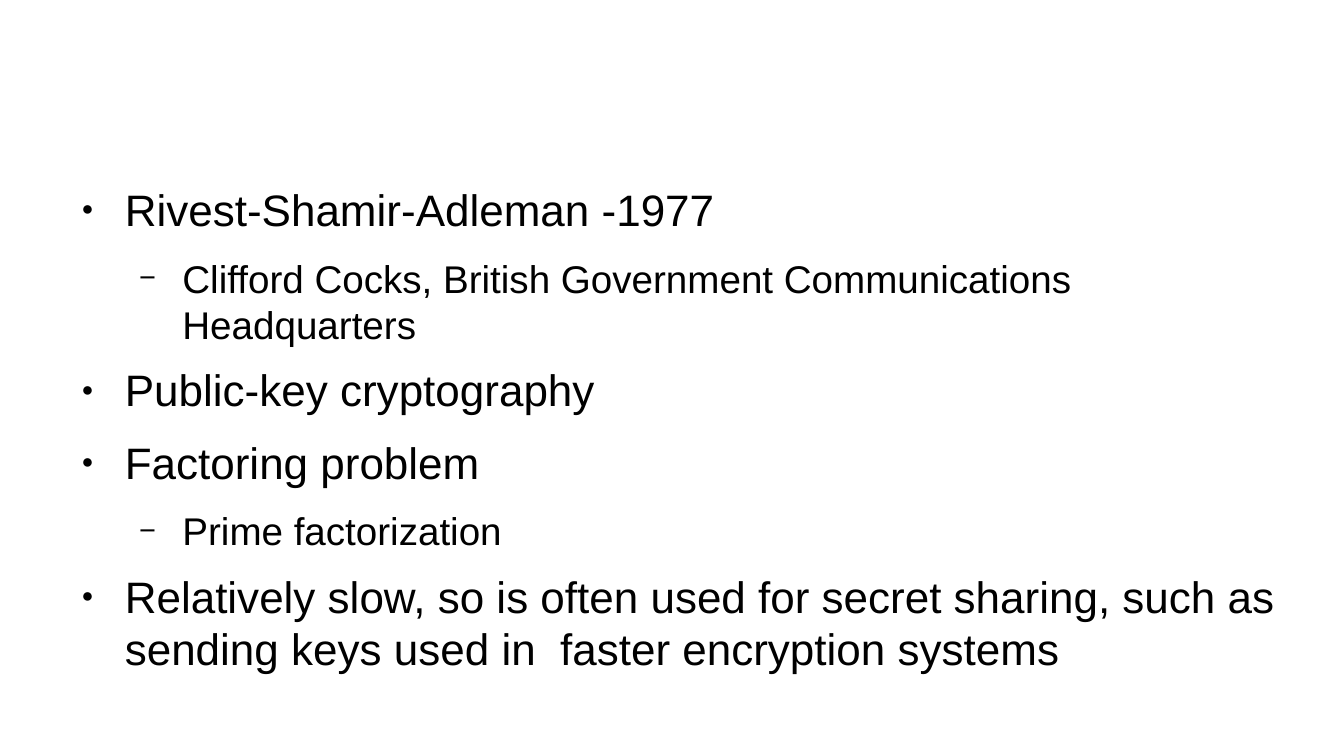
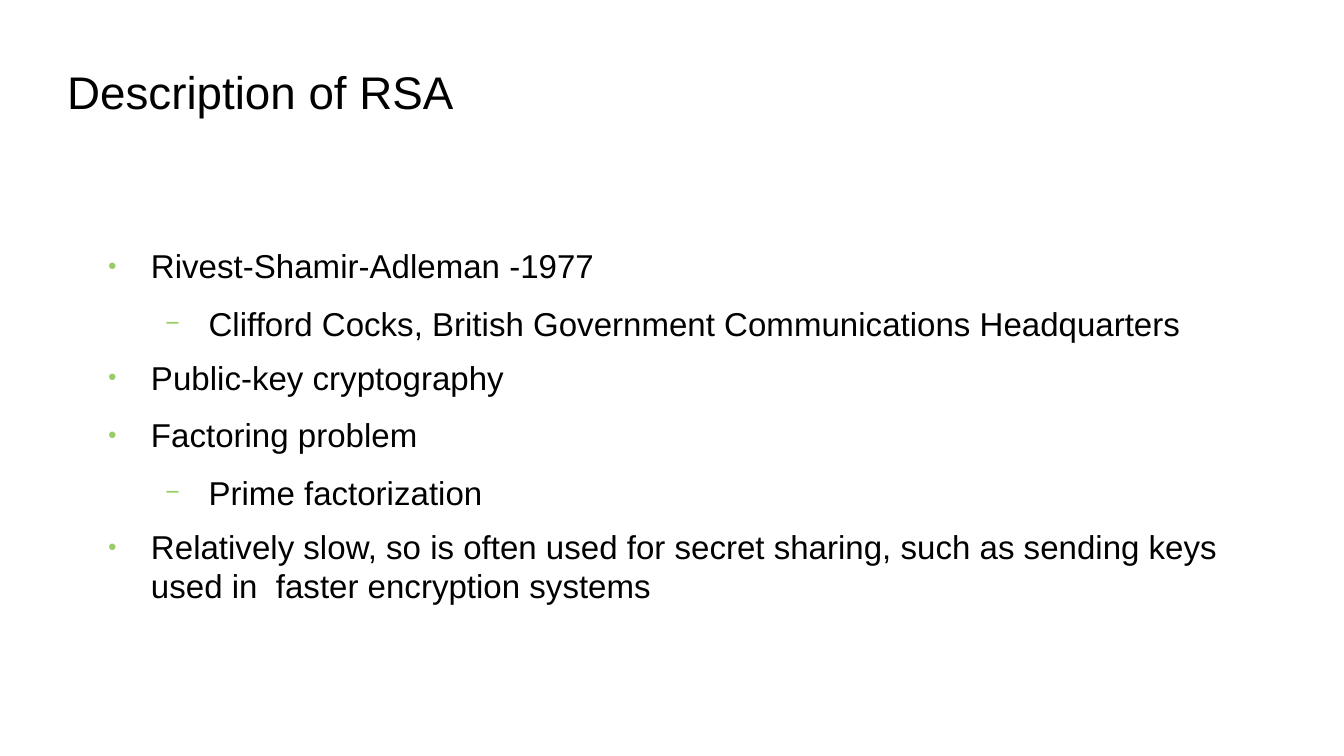
Before and after one commit to Geoiv/woodRSA, a slide deck: slide 2 of doc/writeup/Presentation.odp. Drawn at 1344x756 pixels with LibreOffice and Linux fonts; fonts in the diff are those of the drawing; background and template pictures are left out. Boxes give left, top, right and bottom in pixels: in the first picture for what was removed or moved away, otherwise in the second. Text is boxed around its words. In the diff, an @@ line names an element or a change of style, - is before the commit and + after.

```diff
--- a/doc/writeup/Presentation.odp
+++ b/doc/writeup/Presentation.odp
@@ title "Description of RSA" at (67,76,453,118): size 35.7 to 27 pt, text colour #FFFFFF to #000000 @@
@@ text "Rivest-Shamir-Adleman -1977": place and size @@
-text "Rivest-Shamir-Adleman -1977" at (125,194,1274,674)
+text "Rivest-Shamir-Adleman -1977" at (151,254,1217,605)
@@ text "Rivest-Shamir-Adleman -1977" at (151,254,1217,605): size 26 to 19.5 pt in "Rivest-Shamir-Adleman -1977", "Public-key cryptography", "Factoring problem", "Relatively slow, so is often used for ..."; size 22.8 to 19.5 pt in "Clifford Cocks, British Government Communications Headquarte ...", "Prime factorization"; bullet colour #000000 to #99CC66 @@
```
Also in this commit, not shown: 7 other slides changed, 2 slides added, 1 slide removed, 56 other files.
